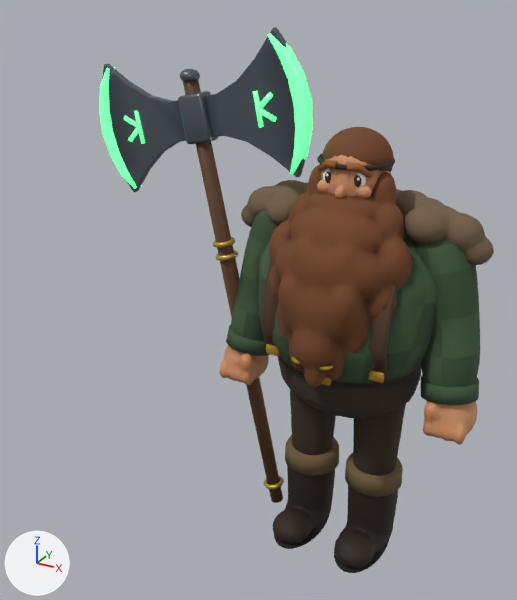
The glTF model public/models/heroes/timber_v3.glb: old version first, new version second.
Rendered twice from a 50 mm lens placed at (0.99, -2.62, 2.41), pointed at (-0.29, -0.28, 1.24). Every picture has the same lights, and +X, +Y and +Z are marked at lower left. The older version comes first.

Names of what the first picture shows: 'Axeedge', 'Axesteel', 'Beard', 'Boot', 'Fur', 'Haft', 'Haftpaint', 'Hair', 'Jeans', 'Plaidblack', 'Plaidred', 'Skin', 'Turnup' and 7 more.
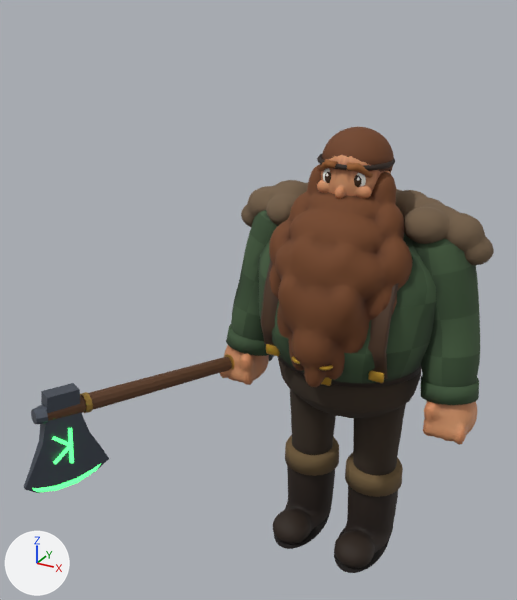
What the commit changed:
Mesh me_axehead is new.
It has 90 vertices, 168 faces and spans x -0.938..-0.384, y -1.05..0.08, z 0.519..0.968.
It uses material mat_moba_timber_axesteel.
Mesh me_axehaft_001 is new.
It has 48 vertices, 92 faces and spans x -0.921..-0.401, y -0.978..0.043, z 0.79..0.917.
It uses material mat_moba_timber_haft.
Mesh me_axeglow is new.
It has 120 vertices, 212 faces and spans x -0.933..-0.776, y -1.044..-0.723, z 0.516..0.799.
It uses material mat_moba_timber_axeedge (green #8ff0a0, glowing green #46ff7c).
Mesh me_axebands is new.
It has 72 vertices, 132 faces and spans x -0.85..-0.397, y -0.812..0.036, z 0.78..0.914.
It uses material mat_moba_timber_haftpaint.
Object 'Axeedge' (ob_axeedge) is deleted.
Object 'Axesteel' (ob_axesteel) is deleted.
Object 'Haft' (ob_haft) is deleted.
Object 'Haftpaint' (ob_haftpaint) is deleted.
Object 'AxeHead' (ob_axehead) is new; it shows me_axehead.
Its location is (0.0, 0.0, 0.0).
Object 'AxeHaft' (ob_axehaft) is new; it shows me_axehaft_001.
Its location is (0.0, 0.0, 0.0).
Object 'AxeGlow' (ob_axeglow) is new; it shows me_axeglow.
Its location is (0.0, 0.0, 0.0).
Object 'AxeBands' (ob_axebands) is new; it shows me_axebands.
Its location is (0.0, 0.0, 0.0).

Where the change shows, as pixel boxes (x1, y1, x2, y2) in the pictures (517 x 600 px):
'Axesteel', deleted
    before: (102, 27, 306, 192)
'AxeHead', added
    after: (24, 355, 274, 493)
'Haft', deleted
    before: (183, 80, 283, 503)
'Axeedge', deleted
    before: (99, 33, 313, 189)
'AxeHaft', added
    after: (48, 357, 232, 421)
'AxeGlow', added
    after: (32, 427, 101, 492)
'Haftpaint', deleted
    before: (213, 237, 284, 489)
'AxeBands', added
    after: (80, 354, 235, 413)
